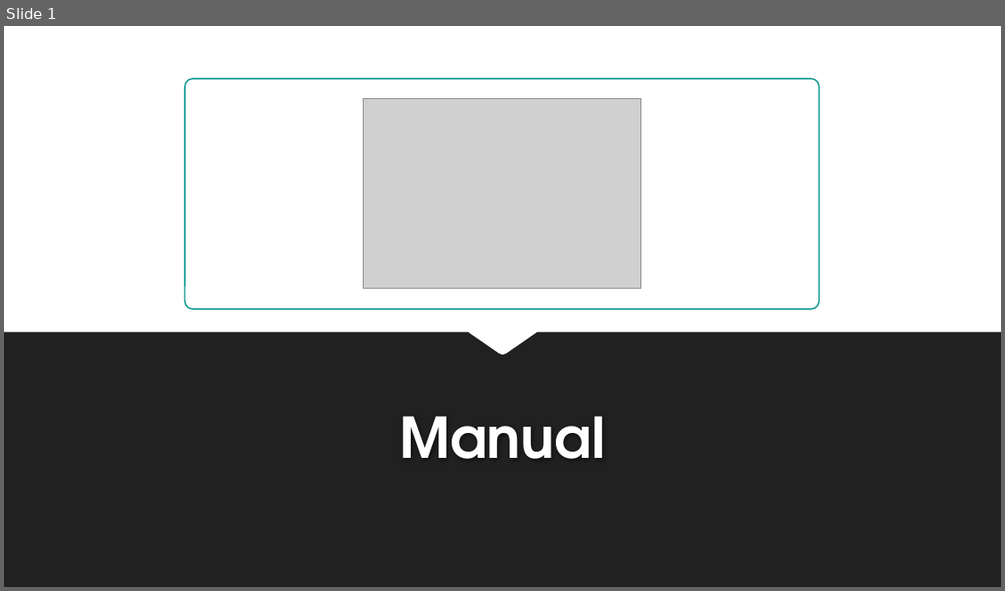
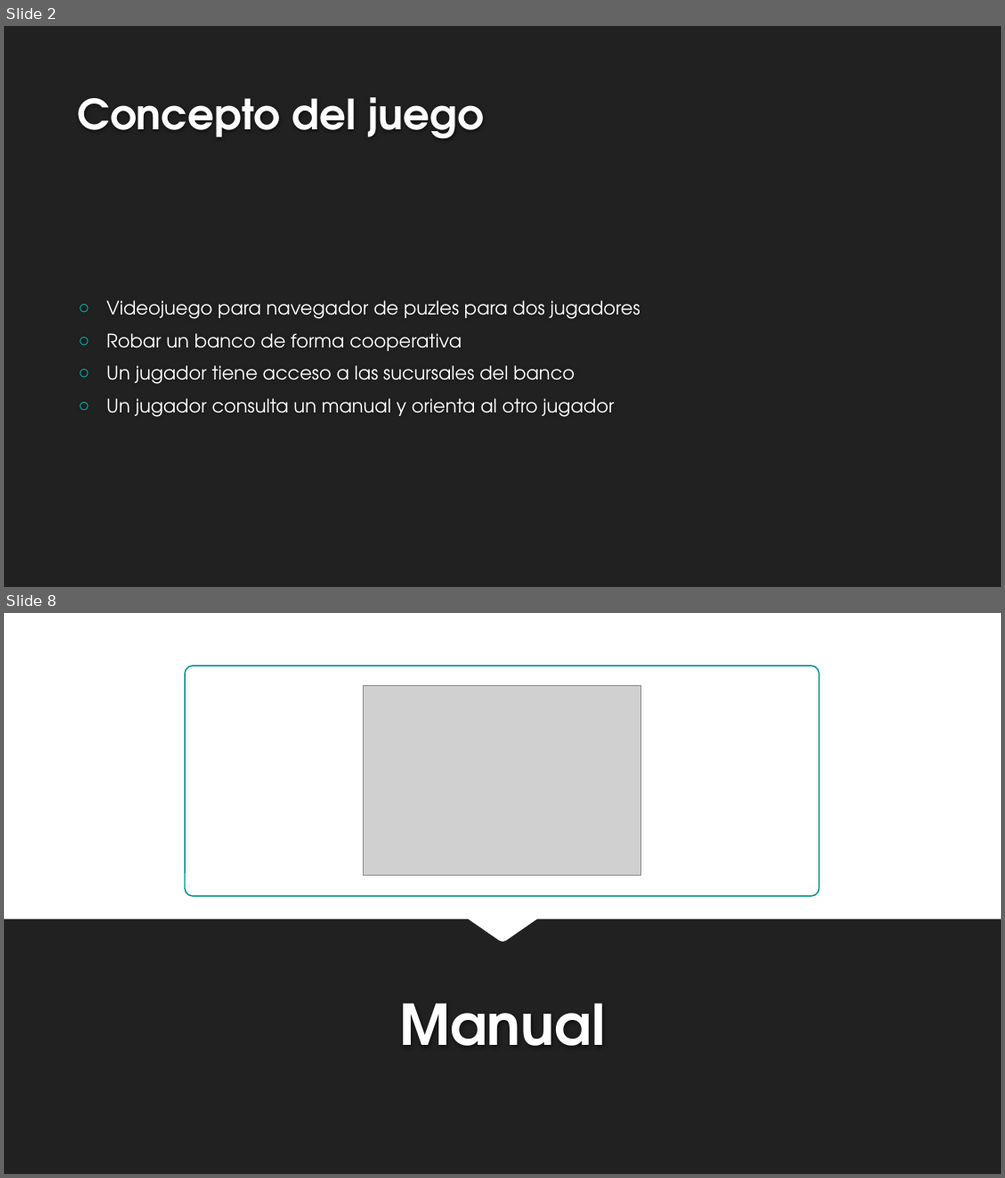
Before and after one commit to SickMyDuckInc/SickMyDuckInc.github.io, a slide deck: docs_balaclava/Presentacion.pptx. Shown one above the other, each under a label of ours: slide 1 before the commit, slides 2 and 8 after it; the slides between them are not shown. The pictures are 1005x591 and 1005x1178 pixels, drawn with LibreOffice and Linux fonts; fonts in the diff are those of the drawing; grey boxes stand for pictures; background and template pictures are left out. Boxes give left, top, right and bottom in pixels: in the first picture for what was removed or moved away, otherwise in the second. Text is boxed around its words. In the diff, an @@ line names an element or a change of style, - is before the commit and + after.

```diff
--- a/docs_balaclava/Presentacion.pptx
+++ b/docs_balaclava/Presentacion.pptx
@@ slide 2 added at bbox=[4, 26, 1001, 587], background #212121 @@
@@ title added at bbox=[78, 97, 485, 139], 40 pt, text #FEFEFE, bold @@
+Concepto del juego
@@ text added at bbox=[106, 300, 640, 417], 18 pt, text #FFFFFF @@
+○ Videojuego para navegador de puzles para dos jugadores
+○ Robar un banco de forma cooperativa
+○ Un jugador tiene acceso a las sucursales del banco
+○ Un jugador consulta un manual y orienta al otro jugador
@@ what was slide 1 is now slide 8 @@
```
Also in this commit, not shown: 6 other slides added, 1 other file.
